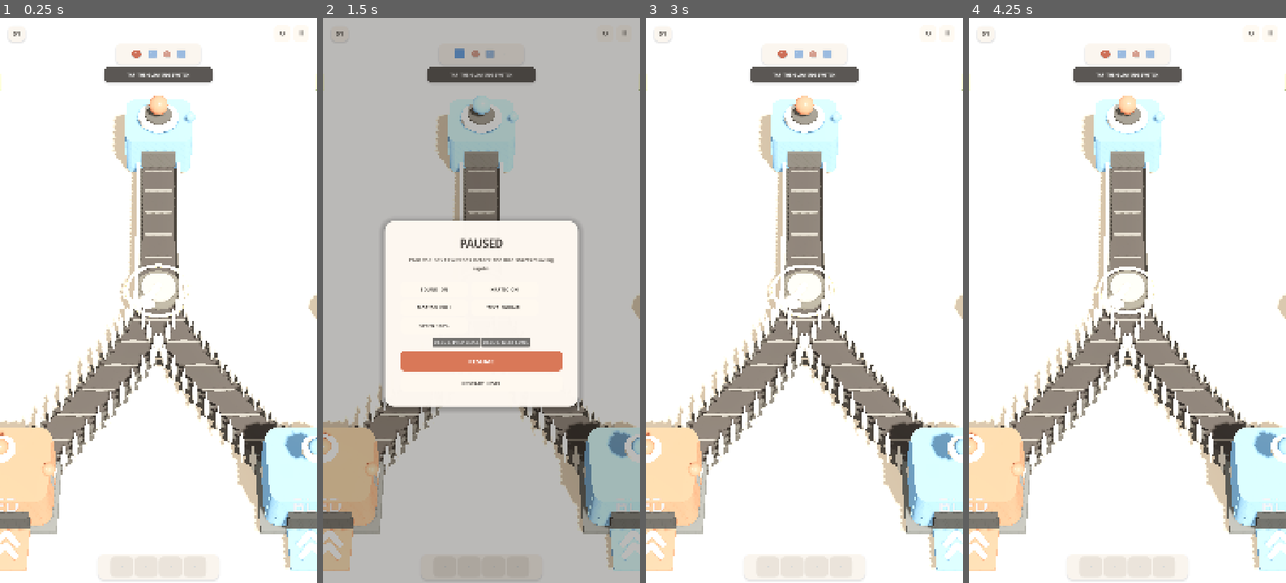
Above: before the commit, frames 1-4 (left to right).
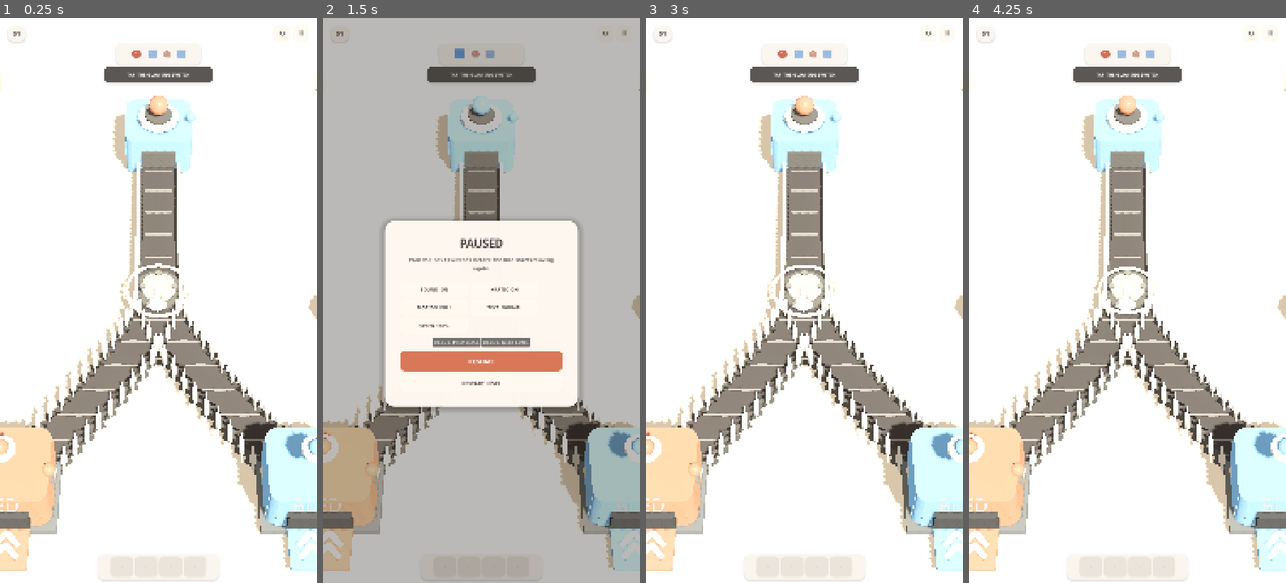
Above: after the commit, the same moments.

Repository: mocchaust64/rail_game
Game: Godot game, scene res://app/main.tscn
Two runs of this game, one before a commit and one after it. Both use one fixed random seed, a clock stepped at 60 frames per second and the inputs below.
Inputs:
- Up to frame 1 (0.25 s): no input
- Up to frame 2 (1.5 s): click "↻" at 0.5 s; click "Ⅱ" at 1.25 s
- Up to frame 3 (3 s): click "TEXT NORMAL" at 2 s; click "RESTART LEVEL" at 2.75 s
- Up to frame 4 (4.25 s): click "↻" at 3.5 s

The runs differ from the first frame. In frame 1, 0.2% of the frame differs, in the area x 43-56%, y 44-53%; in frame 2, less than 0.1%; in frame 3, 0.2%; in frame 4, 0.2%.

Commit message:
fix: align switch pointer to curved branch tangent

Diff:
--- a/gameplay/junction_actor.gd
+++ b/gameplay/junction_actor.gd
@@ -15,6 +15,7 @@
 var _hint_active: bool = false
 var _clock: float = 0.0
 
+
 func configure(data: Dictionary, positions: Dictionary) -> void:
     junction_id = String(data["id"])
     out_a = String(data["out_a"])
@@ -23,6 +24,7 @@
     _positions = positions
     _build_visual()
     _snap_pointer()
+
 
 func _process(delta: float) -> void:
     _clock += delta
@@ -34,8 +36,10 @@
         else:
             _hint_ring.visible = false
 
+
 func current_output() -> String:
     return out_a if state == 0 else out_b
+
 
 func request_toggle() -> void:
     if _is_animating:
@@ -43,8 +47,10 @@
         return
     _perform_toggle()
 
+
 func set_hint_active(value: bool) -> void:
     _hint_active = value
+
 
 func _perform_toggle() -> void:
     state = 1 - state
@@ -63,27 +69,39 @@
     tween.tween_property(_pointer, "rotation:y", target_angle, 0.145)
     tween.finished.connect(_on_toggle_finished)
 
+
 func _on_toggle_finished() -> void:
     _is_animating = false
     if _queued_toggle:
         _queued_toggle = false
         _perform_toggle()
 
+
 func _target_angle() -> float:
     var target_id := current_output()
     if not _positions.has(target_id):
         return 0.0
-    var target_pos: Vector3 = _positions[target_id]
-    var dir := (target_pos - global_position).normalized()
+
+    var start: Vector3 = _positions.get(junction_id, position)
+    var finish: Vector3 = _positions[target_id]
+    var path := TrackGeometry.path_for(junction_id, target_id, start, finish)
+    var dir := finish - start
+    if path.size() >= 2:
+        dir = path[1] - path[0]
+    if dir.length_squared() < 0.0001:
+        return 0.0
+    dir = dir.normalized()
     return atan2(dir.x, dir.z)
+
 
 func _snap_pointer() -> void:
     if _pointer != null:
         _pointer.rotation.y = _target_angle()
 
+
 func _build_visual() -> void:
-    # Compact mechanical turntable. The old 0.72-unit green disc was visually
-    # larger than the cargo and became the main subject of the frame.
+    # Compact turntable integrated into the conveyor rather than a large glowing
+    # gameplay disc. The arrow remains high-contrast because it is the tap target.
     _base_disc = MeshInstance3D.new()
     var base_mesh := CylinderMesh.new()
     base_mesh.top_radius = 0.46
@@ -92,7 +110,7 @@
     base_mesh.radial_segments = 24
     _base_disc.mesh = base_mesh
     _base_disc.position.y = 0.18
-    _base_disc.material_override = VisualFactory.material(Color("#5B5B58"), 0.50, 0.0, 0.10)
+    _base_disc.material_override = VisualFactory.material(Color("#555754"), 0.48, 0.0, 0.12)
     add_child(_base_disc)
 
     var cap := MeshInstance3D.new()
@@ -103,8 +121,21 @@
     cap_mesh.radial_segments = 24
     cap.mesh = cap_mesh
     cap.position.y = 0.31
-    cap.material_override = VisualFactory.material(Color("#B5B4AE"), 0.36, 0.0, 0.18)
+    cap.material_override = VisualFactory.material(Color("#B8B6AF"), 0.34, 0.0, 0.20)
     add_child(cap)
+
+    # Four small roller dots make this read as part of a conveyor mechanism.
+    for angle in [0.0, PI * 0.5, PI, PI * 1.5]:
+        var roller := MeshInstance3D.new()
+        var roller_mesh := CylinderMesh.new()
+        roller_mesh.top_radius = 0.055
+        roller_mesh.bottom_radius = 0.055
+        roller_mesh.height = 0.055
+        roller_mesh.radial_segments = 12
+        roller.mesh = roller_mesh
+        roller.position = Vector3(sin(angle) * 0.31, 0.365, cos(angle) * 0.31)
+        roller.material_override = VisualFactory.material(Color("#777A76"), 0.30, 0.0, 0.18)
+        add_child(roller)
 
     _hint_ring = MeshInstance3D.new()
     var hint_mesh := TorusMesh.new()
@@ -127,7 +158,7 @@
     stem_mesh.size = Vector3(0.12, 0.09, 0.48)
     stem.mesh = stem_mesh
     stem.position = Vector3(0, 0.055, 0.18)
-    stem.material_override = VisualFactory.material(Color("#F4F1E9"), 0.30)
+    stem.material_override = VisualFactory.material(Color("#F7F4EC"), 0.28, 0.04)
     _pointer.add_child(stem)
 
     var tip := MeshInstance3D.new()
@@ -139,5 +170,5 @@
     tip.mesh = tip_mesh
     tip.position = Vector3(0, 0.055, 0.46)
     tip.rotation = Vector3(PI * 0.5, 0, 0)
-    tip.material_override = VisualFactory.material(Color("#F4F1E9"), 0.30)
+    tip.material_override = VisualFactory.material(Color("#F7F4EC"), 0.28, 0.04)
     _pointer.add_child(tip)
